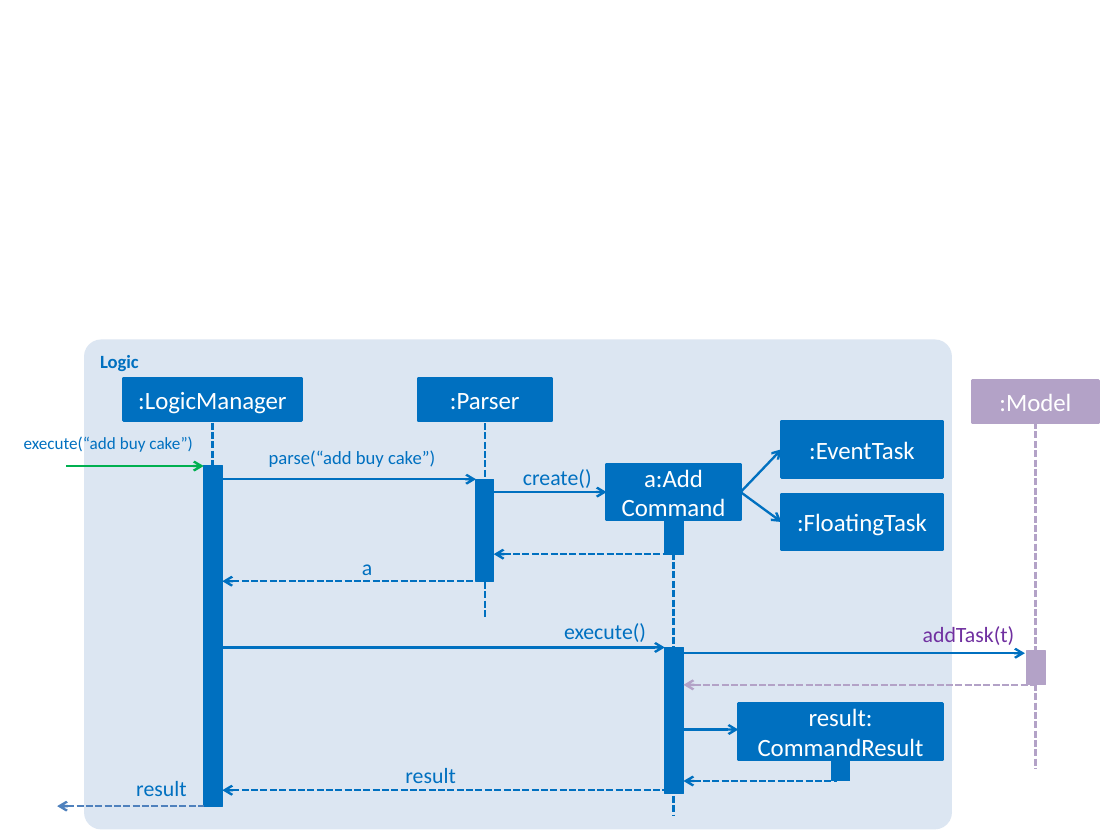
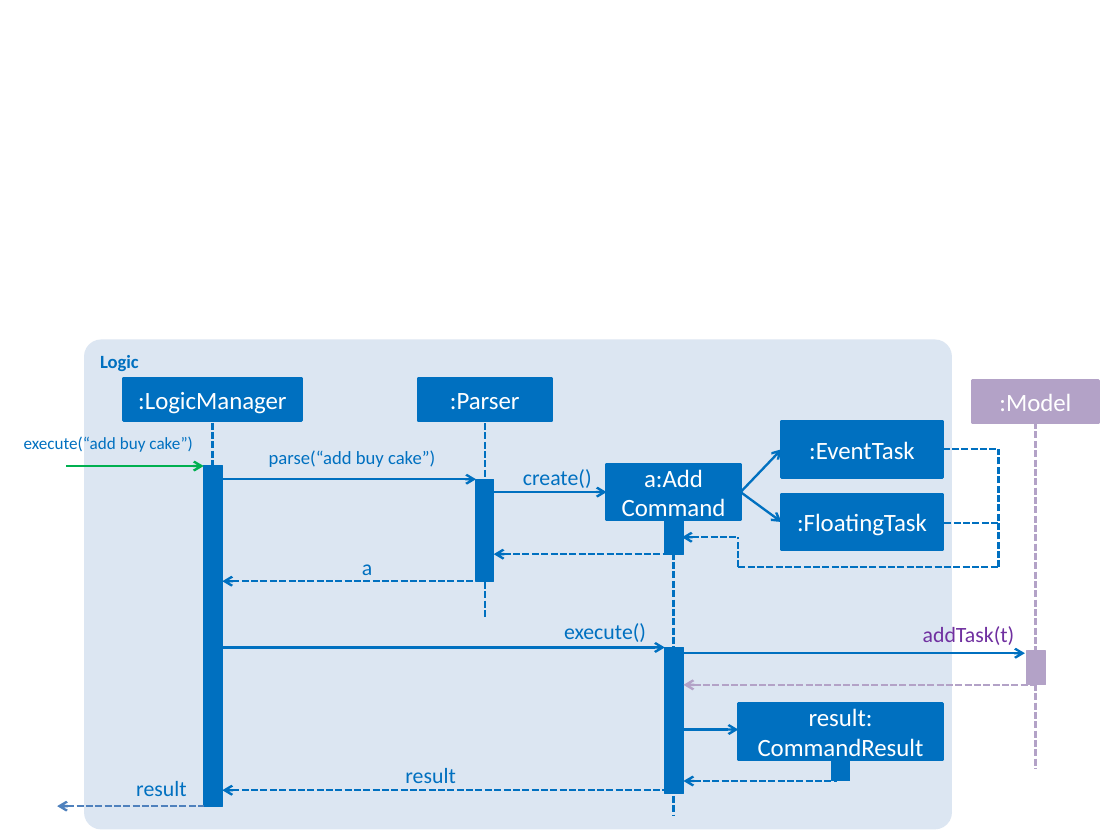
Before and after one commit to turtle96/taskell, a slide deck: slide 7 of docs/diagrams/Diagrams.pptx. Drawn at 1120x840 pixels with LibreOffice and Linux fonts; fonts in the diff are those of the drawing. Boxes give left, top, right and bottom in pixels: in the first picture for what was removed or moved away, otherwise in the second. Text is boxed around its words. In the diff, an @@ line names an element or a change of style, - is before the commit and + after.

```diff
--- a/docs/diagrams/Diagrams.pptx
+++ b/docs/diagrams/Diagrams.pptx
@@ line added from (943, 449) to (999, 449), #0070C0 1.5 pt dashed @@
@@ line added from (999, 568) to (999, 449), #0070C0 1.5 pt dashed @@
@@ arrow added from (738, 538) to (682, 538), #0070C0 1.5 pt dashed @@
@@ line added from (738, 568) to (738, 538), #0070C0 1.5 pt dashed @@
@@ line added from (944, 523) to (1000, 523), #0070C0 1.5 pt dashed @@
@@ line added from (738, 568) to (999, 568), #0070C0 1.5 pt dashed @@
```
Also in this commit, not shown: 2 other files.
